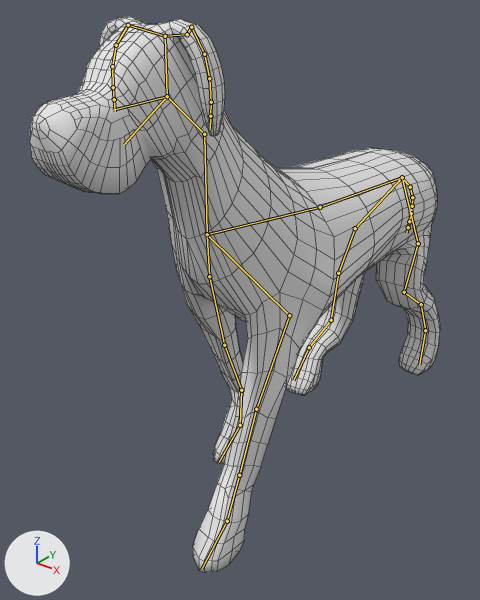
The FBX model Assets/Blender Models/TestBlenderRig/CyberDogV5.fbx, before and after one commit.
Camera for both pictures: a 50 mm camera at (2.74, -4.14, 1.85) aimed at (-0.25, -0.4, -0.47). Arrows for +X, +Y and +Z are at lower left; the lights stay in place. Both versions are drawn at frame 17 of the action 'Armature|ArmatureAction'; the numbers are the values there. The bones that bend it are drawn over the model as lines. Mesh edges are drawn as thin lines.

The first picture shows 'Body'.
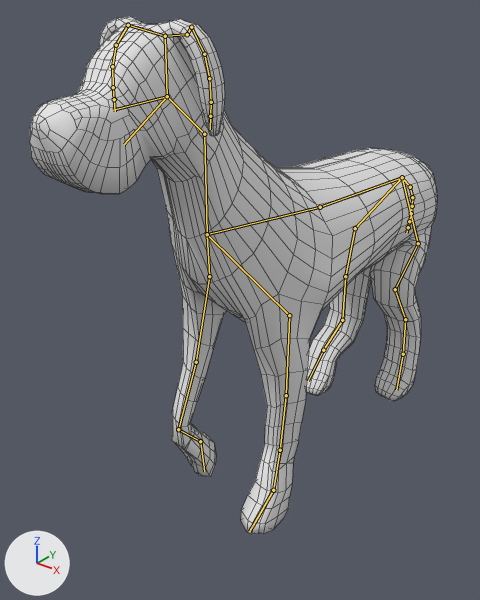
Patch to the scene script:
```diff
--- a/Assets/Blender Models/TestBlenderRig/CyberDogV5.fbx.py
+++ b/Assets/Blender Models/TestBlenderRig/CyberDogV5.fbx.py
@@ bone_backstifle_l @@
 bone_backstifle_l = bpy.data.objects['Armature'].pose.bones['backstifle.l']  # child of 'backhip.l'
-bone_backstifle_l.rotation_quaternion = (0.957, -0.275, 0.042, -0.081)  # degrees (-32, 2, -10)
+bone_backstifle_l.rotation_quaternion = (0.861, -0.484, 0.057, -0.144)  # degrees (-58, -2, -18)
@@ bone_backleftelbow_l @@
 bone_backleftelbow_l = bpy.data.objects['Armature'].pose.bones['backleftelbow.l']  # child of 'backstifle.l'
-bone_backleftelbow_l.rotation_quaternion = (0.89, 0.439, 0.009, 0.125)  # degrees (52, -5, 13)
+bone_backleftelbow_l.rotation_quaternion = (0.864, 0.484, 0.01, 0.138)  # degrees (58, -7, 15)
@@ bone_backleftcarpal_l @@
 bone_backleftcarpal_l = bpy.data.objects['Armature'].pose.bones['backleftcarpal.l']  # child of 'backleftelbow.l'
-bone_backleftcarpal_l.rotation_quaternion = (0.99, -0.125, -0.014, -0.056)  # degrees (-14, -2, -6)
+bone_backleftcarpal_l.rotation_quaternion = (0.981, -0.175, -0.019, -0.078)  # degrees (-20, -4, -8)
@@ bone_backleftfoot_l @@
 bone_backleftfoot_l = bpy.data.objects['Armature'].pose.bones['backleftfoot.l']  # child of 'backleftcarpal.l'
-bone_backleftfoot_l.rotation_quaternion = (0.997, -0.068, -0.034, 0.001)  # degrees (-8, -4, 0)
+bone_backleftfoot_l.rotation_quaternion = (0.985, 0.127, 0.009, 0.115)  # degrees (15, -1, 13)
@@ bone_backstifle_r @@
 bone_backstifle_r = bpy.data.objects['Armature'].pose.bones['backstifle.r']  # child of 'backhip.r'
-bone_backstifle_r.rotation_quaternion = (0.856, -0.495, -0.032, 0.147)  # degrees (-59, 5, 17)
+bone_backstifle_r.rotation_quaternion = (0.93, -0.351, -0.023, 0.104)  # degrees (-41, 2, 12)
@@ bone_backleftelbow_r @@
 bone_backleftelbow_r = bpy.data.objects['Armature'].pose.bones['backleftelbow.r']  # child of 'backstifle.r'
-bone_backleftelbow_r.rotation_quaternion = (0.983, 0.177, -0.008, -0.053)  # degrees (20, 0, -6)
+bone_backleftelbow_r.rotation_quaternion = (0.995, 0.099, -0.004, -0.029)  # degrees (11, 0, -3)
@@ bone_backleftcarpal_r @@
 bone_backleftcarpal_r = bpy.data.objects['Armature'].pose.bones['backleftcarpal.r']  # child of 'backleftelbow.r'
-bone_backleftcarpal_r.rotation_quaternion = (0.965, -0.227, 0.024, 0.131)  # degrees (-26, 6, 14)
+bone_backleftcarpal_r.rotation_quaternion = (0.978, -0.172, 0.016, 0.115)  # degrees (-19, 4, 13)
@@ bone_backleftfoot_r @@
 bone_backleftfoot_r = bpy.data.objects['Armature'].pose.bones['backleftfoot.r']  # child of 'backleftcarpal.r'
-bone_backleftfoot_r.rotation_quaternion = (0.815, 0.469, -0.065, -0.334)  # degrees (56, 12, -38)
+bone_backleftfoot_r.rotation_quaternion = (0.903, 0.336, -0.02, -0.266)  # degrees (39, 8, -30)
@@ bone_frontleftshoulder_l @@
 bone_frontleftshoulder_l = bpy.data.objects['Armature'].pose.bones['frontleftshoulder.l']  # child of 'frontleftchest.l'
-bone_frontleftshoulder_l.rotation_quaternion = (0.991, -0.001, 0.036, -0.131)  # degrees (-1, 4, -15)
+bone_frontleftshoulder_l.rotation_quaternion = (0.99, -0.039, 0.029, 0.132)  # degrees (-4, 4, 15)
@@ bone_frontleftelbow_l @@
 bone_frontleftelbow_l = bpy.data.objects['Armature'].pose.bones['frontleftelbow.l']  # child of 'frontleftshoulder.l'
-bone_frontleftelbow_l.rotation_quaternion = (0.997, -0.012, -0.008, 0.073)  # degrees (-1, -1, 8)
+bone_frontleftelbow_l.rotation_quaternion = (0.999, 0.01, 0.004, -0.049)  # degrees (1, 1, -6)
@@ bone_frontleftcarpal_l @@
 bone_frontleftcarpal_l = bpy.data.objects['Armature'].pose.bones['frontleftcarpal.l']  # child of 'frontleftelbow.l'
-bone_frontleftcarpal_l.rotation_quaternion = (0.997, 0.015, -0.002, -0.07)  # degrees (2, 0, -8)
+bone_frontleftcarpal_l.rotation_quaternion = (0.993, 0.024, -0.001, -0.119)  # degrees (3, 0, -14)
@@ bone_frontleftfoot_l @@
 bone_frontleftfoot_l = bpy.data.objects['Armature'].pose.bones['frontLeftfoot.l']  # child of 'frontleftcarpal.l'
-bone_frontleftfoot_l.rotation_quaternion = (0.987, -0.001, -0.013, 0.158)  # degrees (0, -1, 18)
+bone_frontleftfoot_l.rotation_quaternion = (1.0, 0.004, -0.011, 0.006)  # degrees (0, -1, 1)
@@ bone_frontleftshoulder_r @@
 bone_frontleftshoulder_r = bpy.data.objects['Armature'].pose.bones['frontleftshoulder.r']  # child of 'frontleftchest.r'
-bone_frontleftshoulder_r.rotation_quaternion = (0.985, -0.017, 0.0, -0.171)  # degrees (-2, 0, -20)
+bone_frontleftshoulder_r.rotation_quaternion = (0.997, 0.008, 0.0, 0.081)  # degrees (1, 0, 9)
@@ bone_frontleftelbow_r @@
 bone_frontleftelbow_r = bpy.data.objects['Armature'].pose.bones['frontleftelbow.r']  # child of 'frontleftshoulder.r'
-bone_frontleftelbow_r.rotation_quaternion = (1.0, 0.0, 0.0, 0.0)  # degrees (0, 0, 0)
+bone_frontleftelbow_r.rotation_quaternion = (0.987, 0.016, -0.01, 0.162)  # degrees (2, -1, 19)
@@ bone_frontleftcarpal_r @@
 bone_frontleftcarpal_r = bpy.data.objects['Armature'].pose.bones['frontleftcarpal.r']  # child of 'frontleftelbow.r'
-bone_frontleftcarpal_r.rotation_quaternion = (0.982, 0.019, 0.002, 0.19)  # degrees (2, 0, 22)
+bone_frontleftcarpal_r.rotation_quaternion = (0.816, -0.058, -0.005, -0.576)  # degrees (-5, -4, -70)
@@ bone_frontleftfoot_r @@
 bone_frontleftfoot_r = bpy.data.objects['Armature'].pose.bones['frontLeftfoot.r']  # child of 'frontleftcarpal.r'
-bone_frontleftfoot_r.rotation_quaternion = (1.0, 0.0, 0.0, 0.0)  # degrees (0, 0, 0)
+bone_frontleftfoot_r.rotation_quaternion = (0.994, -0.001, -0.006, -0.11)  # degrees (0, -1, -13)
```

Changed parts and their boxes (x1, y1, x2, y2) in the pictures (480 x 600 px):
'Body', posed (7% shorter)
    before: (30, 17, 440, 573)
    after: (30, 17, 437, 534)
bone 'backstifle.l', root to tip
    before: (418, 243) to (404, 292)
    after: (418, 243) to (395, 289)
bone 'backleftelbow.l', root to tip
    before: (404, 292) to (421, 304)
    after: (395, 289) to (405, 319)
bone 'backleftcarpal.l', root to tip
    before: (421, 304) to (425, 330)
    after: (405, 319) to (403, 354)
bone 'backleftfoot.l', root to tip
    before: (425, 330) to (419, 364)
    after: (403, 354) to (396, 390)
bone 'backstifle.r', root to tip
    before: (355, 228) to (338, 273)
    after: (355, 228) to (345, 276)
bone 'backleftelbow.r', root to tip
    before: (338, 273) to (331, 320)
    after: (345, 276) to (342, 320)
bone 'backleftcarpal.r', root to tip
    before: (331, 320) to (309, 347)
    after: (342, 320) to (323, 350)
bone 'backleftfoot.r', root to tip
    before: (309, 347) to (293, 380)
    after: (323, 350) to (308, 381)
bone 'frontleftshoulder.l', root to tip
    before: (289, 315) to (256, 409)
    after: (289, 315) to (286, 395)
bone 'frontleftelbow.l', root to tip
    before: (256, 409) to (239, 475)
    after: (286, 395) to (280, 450)
bone 'frontleftcarpal.l', root to tip
    before: (239, 475) to (227, 521)
    after: (280, 450) to (273, 490)
bone 'frontLeftfoot.l', root to tip
    before: (227, 521) to (202, 568)
    after: (273, 490) to (249, 531)
bone 'frontleftshoulder.r', root to tip
    before: (209, 276) to (224, 345)
    after: (209, 276) to (196, 362)
bone 'frontleftelbow.r', root to tip
    before: (224, 345) to (241, 390)
    after: (196, 362) to (178, 429)
bone 'frontleftcarpal.r', root to tip
    before: (241, 390) to (240, 425)
    after: (178, 429) to (200, 441)
bone 'frontLeftfoot.r', root to tip
    before: (240, 425) to (219, 462)
    after: (200, 441) to (204, 471)
